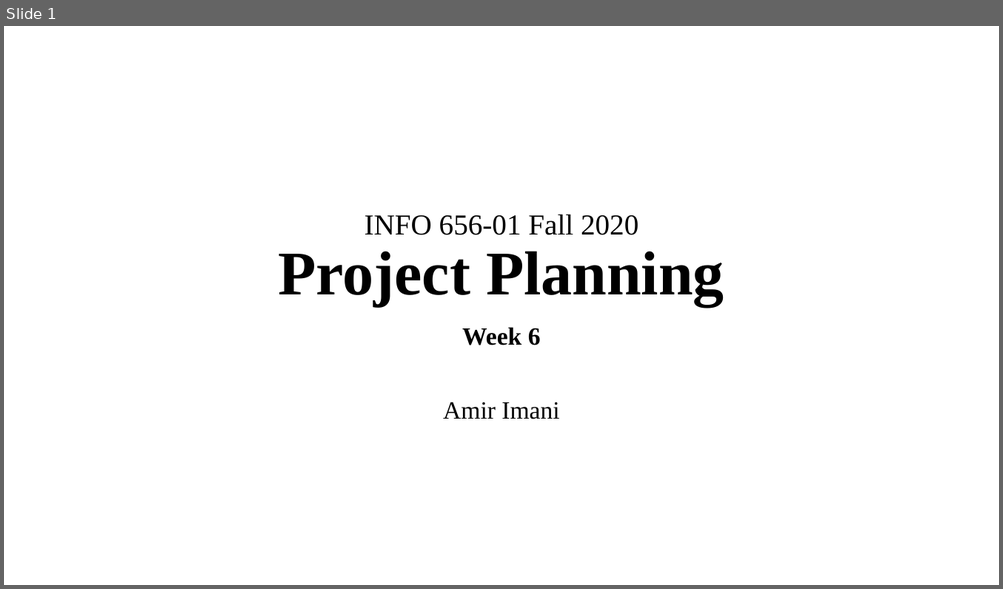
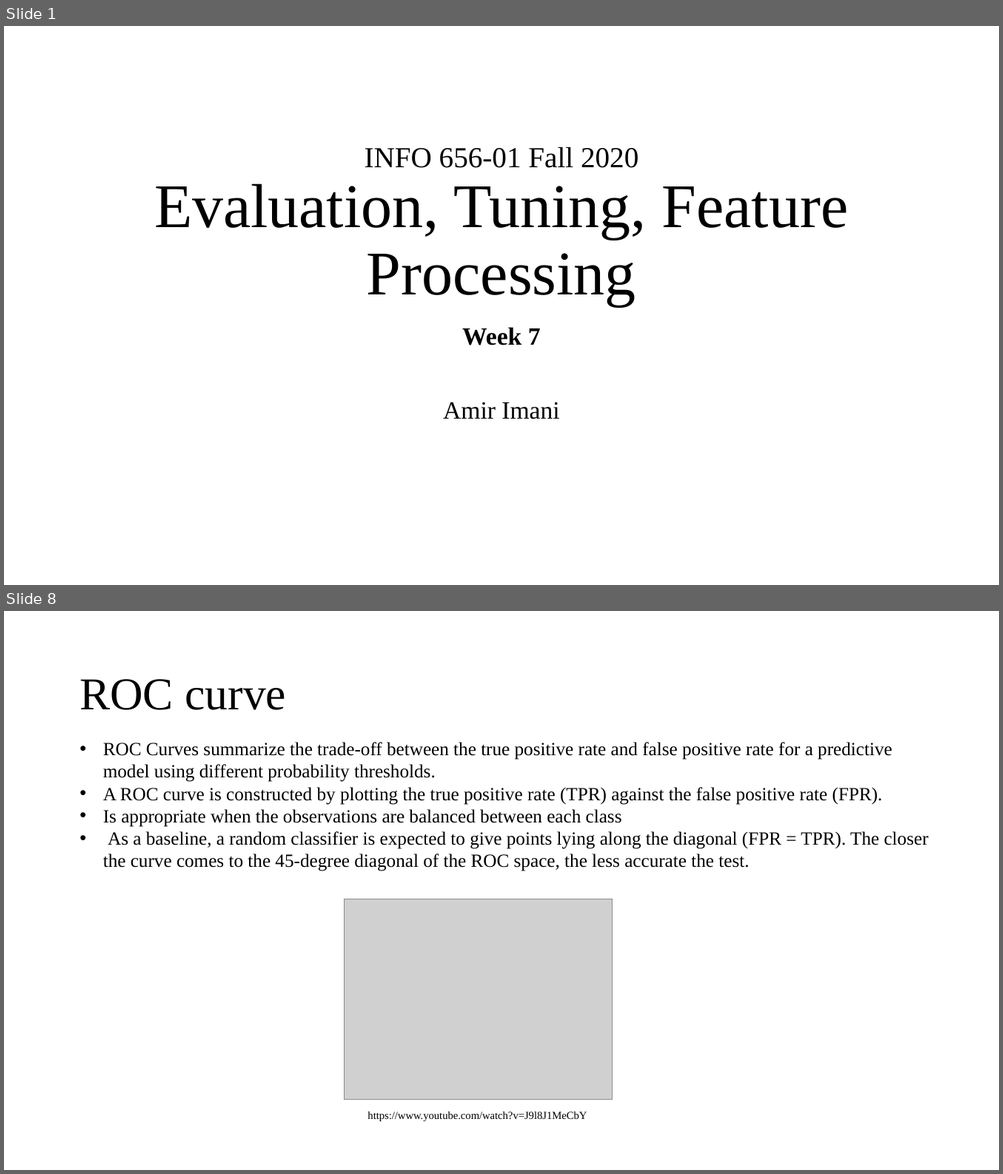
Before and after one commit to Amirosimani/Machine_Learning_Pratt, a slide deck: course slides/week_06.pptx. Shown one above the other, each under a label of ours: slide 1 before the commit, slides 1 and 8 after it; the slides between them are not shown. The pictures are 1003x589 and 1003x1174 pixels, drawn with LibreOffice and Linux fonts; fonts in the diff are those of the drawing; grey boxes stand for pictures. Boxes give left, top, right and bottom in pixels: in the first picture for what was removed or moved away, otherwise in the second. Text is boxed around its words. In the diff, an @@ line names an element or a change of style, - is before the commit and + after.

```diff
--- a/course slides/week_06.pptx
+++ b/course slides/week_06.pptx
@@ slide 8 added at bbox=[4, 611, 999, 1170], background #FFFFFF @@
@@ title added at bbox=[79, 679, 286, 710], 44 pt, text #000000 @@
+ROC curve
@@ text added at bbox=[103, 742, 928, 871], 18 pt, text #000000 @@
+• ROC Curves summarize the trade-off between the true positive rate and false positive rate for a predictive model using different probability thresholds.
+• A ROC curve is constructed by plotting the true positive rate (TPR) against the false positive rate (FPR).
+• Is appropriate when the observations are balanced between each class
+• As a baseline, a random classifier is expected to give points lying along the diagonal (FPR = TPR). The closer the curve comes to the 45-degree diagonal of the ROC space, the less accurate the test.
@@ picture added at bbox=[344, 899, 613, 1099] @@
@@ text added at bbox=[367, 1111, 586, 1122], 10.5 pt, text #000000 @@
+https://www.youtube.com/watch?v=J9l8J1MeCbY
@@ slide 1 changed as well @@
@@ title at bbox=[154, 147, 848, 306]: text changed; size 28 to 60 pt @@
-INFO 656-01 Fall 2020
-Project Planning
+INFO 656-01 Fall 2020
+Evaluation, Tuning, Feature Processing
@@ subtitle at bbox=[462, 327, 540, 346]: text changed @@
-Week 6
+Week 7
```
Also in this commit, not shown: 8 other slides added, 5 slides removed, 10 other files.
